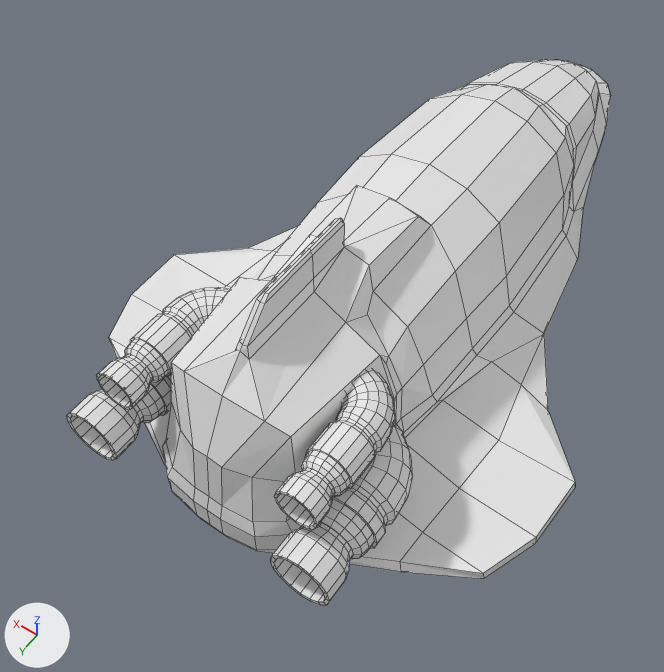
An edit to the Blender file trunk/data/models/vehicles/shuttle/shuttle.blend, drawn before and after from the same camera.
Rendered twice from a camera (50 mm lens) standing at (-4.17, 6.82, 8.14) and looking at (-0.06, 1.06, -0.91). The axes (+X, +Y, +Z) are drawn at lower left. The lights are the same throughout. Mesh edges are drawn as thin lines. Materials are left out; every surface is plain grey.
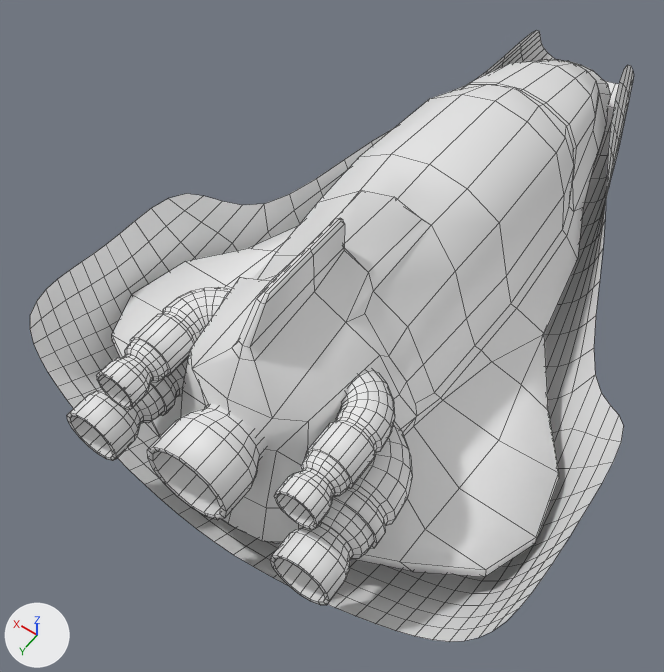
Edits to the bpy script that builds the scene:
```text
Change me_cube:
    used by ob_cube; location = (0.0, 0.0, 0.0)
    remove me_cube.from_pydata(...)  # 353 vertices, 362 faces; spans x -3.47..2.45, y -4.67..3.94, z -1.64..1.81
    add me_cube.from_pydata(...)  # 325 vertices, 334 faces; spans x -3.43..2.4, y -4.67..3.85, z -1.64..1.81
    me_cube part 1
    49 vertices are removed from x -3.18..2.15, y 0.64..3.94, z -1.16..1.37
    90 faces are deleted
    4 vertices in x -1.86..0.83, y -0.16..1.47, z -0.39..-0.38 move by (0.0, -0.07, 0.0)
    4 vertices in x -3.16..2.13, y 2.69..2.73, z -0.85..-0.83 move by (0.0, -0.05, -0.01)
    4 vertices in x -1.78..0.76, y -0.17..1.46, z -0.34..-0.32 move by (0.0, -0.04, 0.0)
    3 vertices in x -0.7..-0.33, y 3.79, z 0.35..0.37 move by (0.0, -0.38, -0.14)
    51 vertices move from x -3.47..2.45, y 0.64..3.87, z -1.5..1.42 to x -3.27..2.25, y 0.56..3.85, z -1.44..1.42
    21 vertices are added at x -3.18..2.15, y 0.56..3.85, z -0.97..1.38
    62 new faces join them
    me_cube part 2: 272 kept faces spanning x -3.43..2.4, y -4.67..3.76, z -1.64..1.81 are now shaded smooth
Add me_cube_005:
    me_cube_005.from_pydata(...)  # 129 vertices, 128 faces; spans x -0.348..0.348, y -0.711..0.254, z -0.348..0.348
    me_cube_005.polygons.foreach_set('use_smooth', [True] * 128)
Add me_plane:
    me_plane.from_pydata(...)  # 57 vertices, 42 faces; spans x -4.57..4.35, y -0.67..1.92, z -8.78..-2.3
    me_plane.polygons.foreach_set('use_smooth', [True] * 42)
Add ob_cube_005:
    ob_cube_005 = bpy.data.objects.new('Cube.005', me_cube_005)
    ob_cube_005.location = (-0.51, 3.74, 0.28)
    ob_cube_005.scale = (1.43, 1.43, 1.43)
Add ob_plane:
    ob_plane = bpy.data.objects.new('Plane', me_plane)
    ob_plane.location = (5.04, -0.4, -1.5)
    ob_plane.rotation_euler = (1.571, 0.0, 1.571)  # degrees (90, 0, 90)
    ob_plane.scale = (1.0, 1.12, 1.0)
    _m = ob_plane.modifiers.new('Subsurf', 'SUBSURF')
    _m.levels = 2
```

Location of each change, [x1, y1, x2, y2] in pixels of the pictures (664 x 672 px; the box of a moved part takes in the faces that stretch with it):
'Cube', reshaped: before [109, 59, 611, 579]; after [112, 59, 611, 577]
'Plane', added: after [30, 30, 634, 642]
'Cube.005', added: after [147, 404, 267, 520]
part 1 of me_cube, moved or reshaped: before [109, 185, 577, 579]; after [112, 190, 578, 577]
part 2 of me_cube, shading changed: [227, 59, 611, 410] in both
